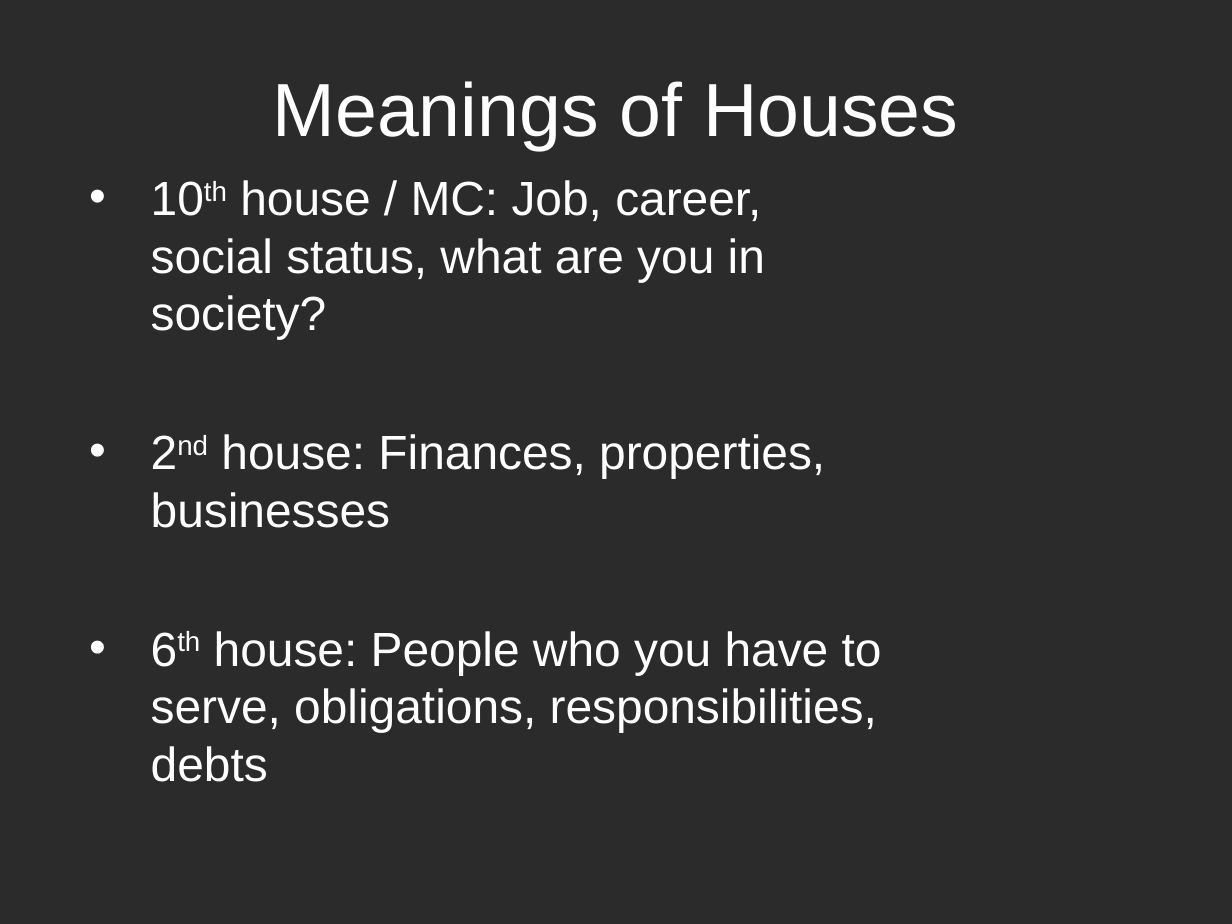
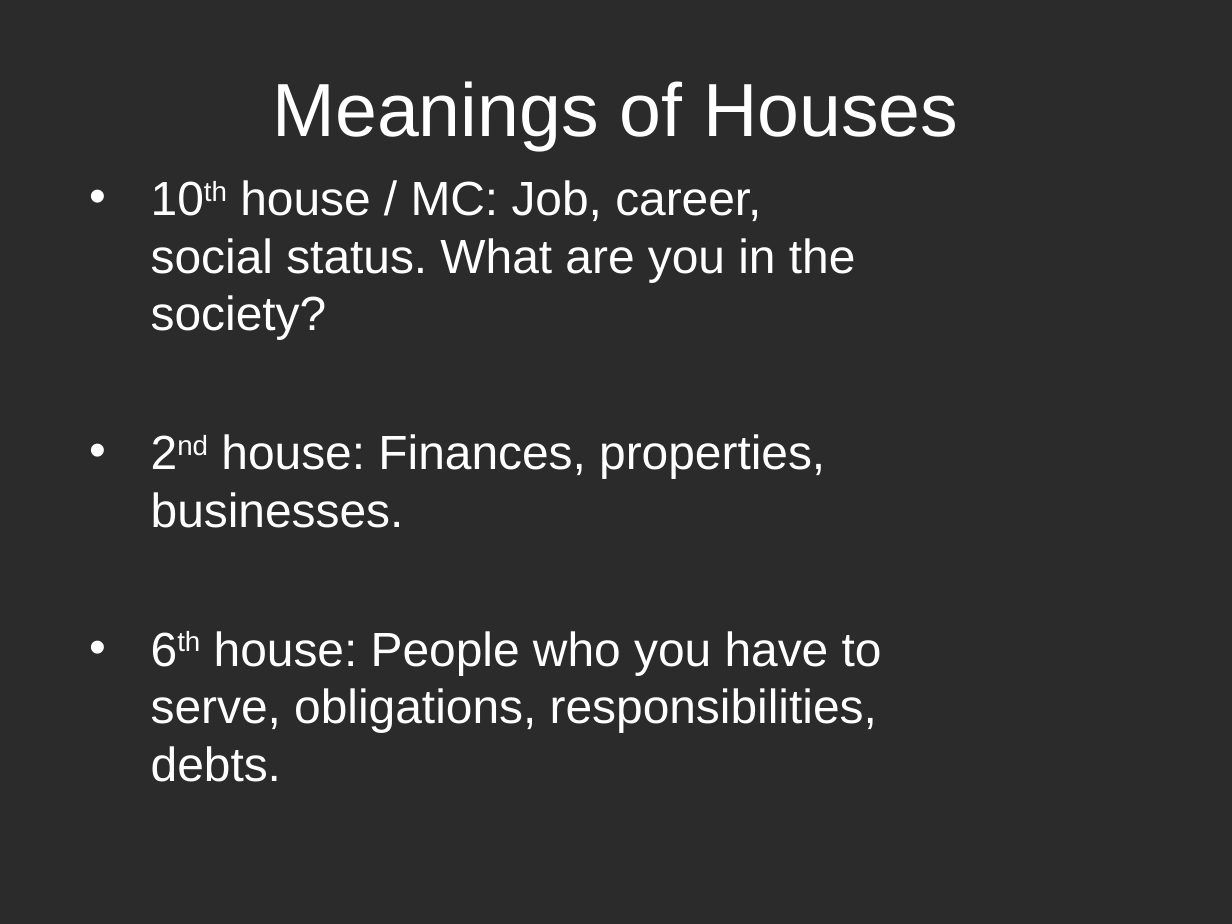
Before and after one commit to vadavalli/9th, a slide deck: slide 16 of downloads/Astro-class10.ppt (slide 15 before the commit). Drawn at 1232x924 pixels with LibreOffice and Linux fonts; fonts in the diff are those of the drawing; background and template pictures are left out; a plain dark background stands for a picture behind light text. Boxes give left, top, right and bottom in pixels: in the first picture for what was removed or moved away, otherwise in the second. Text is boxed around its words. In the diff, an @@ line names an element or a change of style, - is before the commit and + after.

```diff
--- a/downloads/Astro-class10.ppt
+++ b/downloads/Astro-class10.ppt
@@ text at [151,180,882,782]: text changed @@
-• 10th house / MC: Job, career, social status, what are you in society?
-• 2nd house: Finances, properties, businesses
-• 6th house: People who you have to serve, obligations, responsibilities, debts
+• 10th house / MC: Job, career, social status. What are you in the society?
+• 2nd house: Finances, properties, businesses.
+• 6th house: People who you have to serve, obligations, responsibilities, debts.
```
Also in this commit, not shown: 7 other slides changed, 1 slide added, 1 other file.
